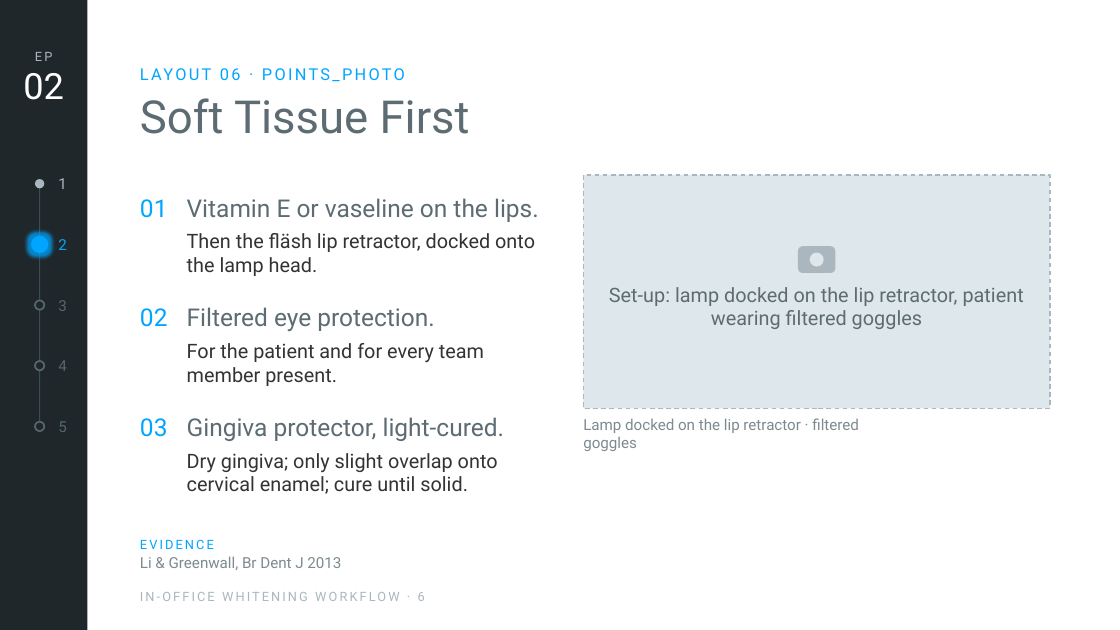
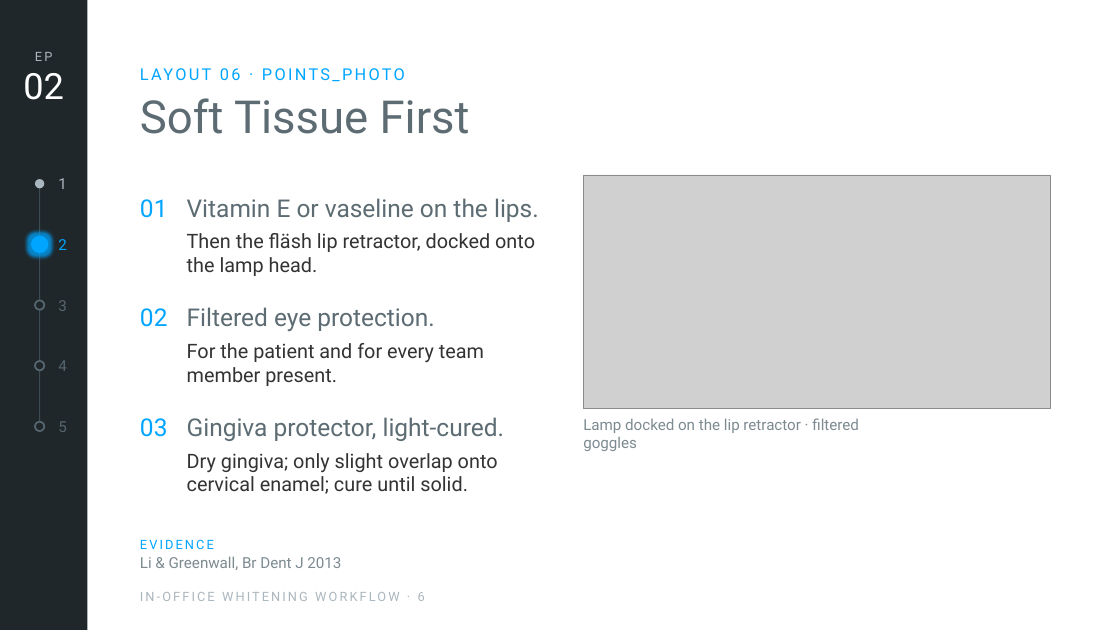
Before and after one commit to grafitecture/flaeshcampus, a slide deck: slide 6 of skill/flaesh-campus/assets/template/flaesh-campus-template.pptx. Drawn at 1120x630 pixels with LibreOffice and Linux fonts; fonts in the diff are those of the drawing; grey boxes stand for pictures; background and template pictures are left out. Boxes give left, top, right and bottom in pixels: in the first picture for what was removed or moved away, otherwise in the second. Text is boxed around its words. In the diff, an @@ line names an element or a change of style, - is before the commit and + after.

```diff
--- a/skill/flaesh-campus/assets/template/flaesh-campus-template.pptx
+++ b/skill/flaesh-campus/assets/template/flaesh-campus-template.pptx
@@ rectangle removed at (583,175,1050,408) @@
@@ picture added at (583,175,1050,408) @@
@@ rounded rectangle removed at (798,246,835,273) @@
@@ ellipse removed at (810,253,824,267) @@
@@ text removed at (609,287,1024,329) @@
-Set-up: lamp docked on the lip retractor, patient wearing filtered goggles
```
Also in this commit, not shown: 8 other slides changed, 2 slides added, 1 slide removed, 28 other files.
